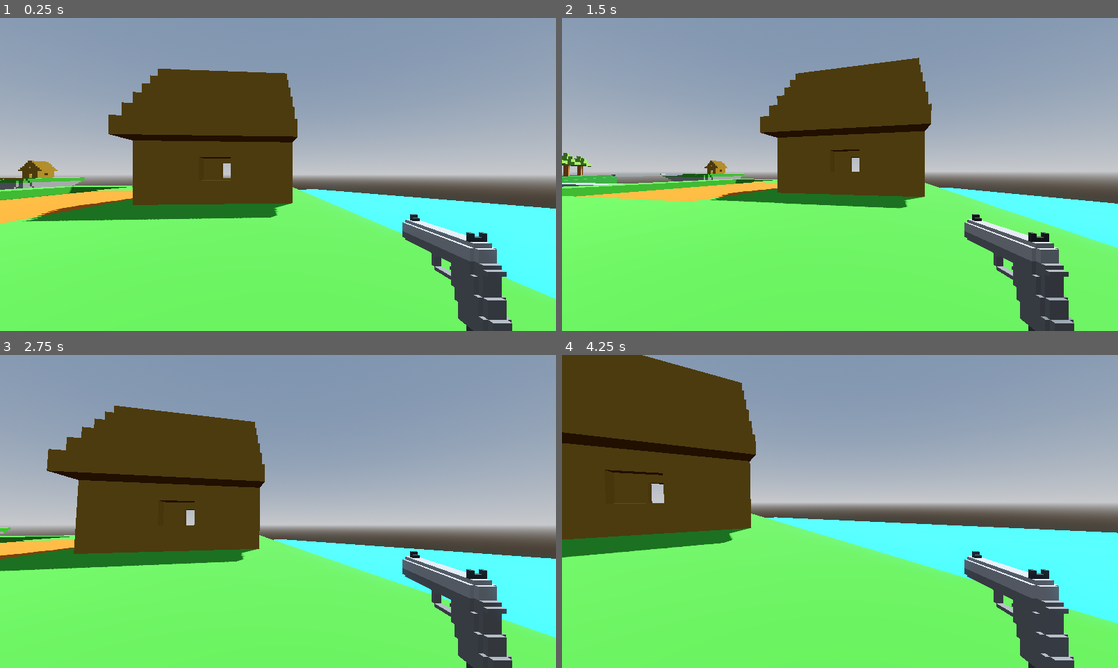
Above: before the commit, frames 1-4 (two rows, left to right).
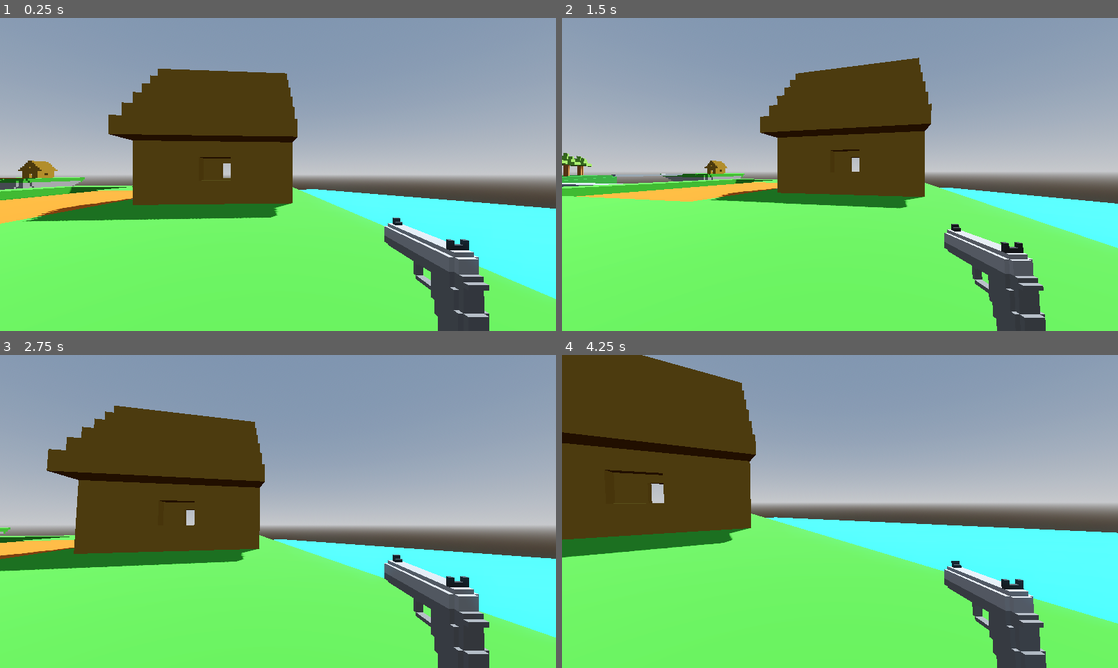
Above: after the commit, the same moments.

Repository: qdanq/Battle-duo
Game: Godot game, scene res://world.tscn
Same seed, same stepped clock (60 frames per second), same inputs: the game is played once before the commit and once after it.
Inputs (mouse positions are in pixels of both pictures, inside the frame that each line leads up to):
- Up to frame 1 (0.25 s): no input
- Up to frame 2 (1.5 s): tap Enter (ui_accept) at 0.5, 0.77 s; move the mouse to (867, 174) at 0.52 s; press the mouse at (867, 174) at 0.53 s; hold Up (ui_up) from 0.53 s (still down); move the mouse to (812, 174) at 1.27 s; release the mouse at (812, 174) at 1.28 s; click (812, 174) at 1.35 s
- Up to frame 3 (2.75 s): keep holding Up (ui_up); tap Enter (ui_accept) at 1.52 s; move the mouse to (289, 505) at 2.02 s; press the mouse at (289, 505) at 2.03 s
- Up to frame 4 (4.25 s): keep holding Up (ui_up); move the mouse to (834, 517) at 2.77 s; release the mouse at (834, 517) at 2.78 s; click (834, 517) at 2.85 s; tap Enter (ui_accept) at 3.02, 3.77 s; move the mouse to (878, 514) at 3.52 s; press the mouse at (878, 514) at 3.53 s

The runs differ from the first frame. In frame 1, 4.0% of the frame differs, in the area x 69-93%, y 62-100%; in frame 2, 4.5%; in frame 3, 4.0%; in frame 4, 4.7%, in the area x 68-93%, y 62-100%.

Commit message:
Make shoot anim for pistol.

Diff:
--- a/player.tscn
+++ b/player.tscn
@@ -50,6 +50,115 @@
 
 [sub_resource type="CapsuleShape3D" id="CapsuleShape3D_g2l7h"]
 
+[sub_resource type="Animation" id="Animation_admm7"]
+resource_name = "idle"
+length = 3.0
+loop_mode = 1
+tracks/0/type = "value"
+tracks/0/imported = false
+tracks/0/enabled = true
+tracks/0/path = NodePath("Camera3D/Pistol:position")
+tracks/0/interp = 1
+tracks/0/loop_wrap = true
+tracks/0/keys = {
+"times": PackedFloat32Array(0, 1.5),
+"transitions": PackedFloat32Array(-2, -2),
+"update": 0,
+"values": [Vector3(0.55674, -0.476864, -0.461548), Vector3(0.55674, -0.491004, -0.461548)]
+}
+tracks/1/type = "value"
+tracks/1/imported = false
+tracks/1/enabled = true
+tracks/1/path = NodePath("Camera3D/Pistol:rotation")
+tracks/1/interp = 1
+tracks/1/loop_wrap = true
+tracks/1/keys = {
+"times": PackedFloat32Array(0, 1.5),
+"transitions": PackedFloat32Array(-2, -2),
+"update": 0,
+"values": [Vector3(0, 1.5708, 0), Vector3(2.62206e-09, 1.5708, -0.0600219)]
+}
+
+[sub_resource type="Animation" id="Animation_i50hr"]
+length = 0.001
+tracks/0/type = "value"
+tracks/0/imported = false
+tracks/0/enabled = true
+tracks/0/path = NodePath("Camera3D/Pistol:position")
+tracks/0/interp = 1
+tracks/0/loop_wrap = true
+tracks/0/keys = {
+"times": PackedFloat32Array(0),
+"transitions": PackedFloat32Array(1),
+"update": 0,
+"values": [Vector3(0.55674, -0.476864, -0.461548)]
+}
+tracks/1/type = "value"
+tracks/1/imported = false
+tracks/1/enabled = true
+tracks/1/path = NodePath("Camera3D/Pistol:rotation")
+tracks/1/interp = 1
+tracks/1/loop_wrap = true
+tracks/1/keys = {
+"times": PackedFloat32Array(0),
+"transitions": PackedFloat32Array(1),
+"update": 0,
+"values": [Vector3(0, 1.5708, 0)]
+}
+
+[sub_resource type="Animation" id="Animation_bqjym"]
+resource_name = "move"
+loop_mode = 1
+step = 0.25
+tracks/0/type = "value"
+tracks/0/imported = false
+tracks/0/enabled = true
+tracks/0/path = NodePath("Camera3D/Pistol:position")
+tracks/0/interp = 1
+tracks/0/loop_wrap = true
+tracks/0/keys = {
+"times": PackedFloat32Array(0, 0.25, 0.5, 0.75),
+"transitions": PackedFloat32Array(0.5, 2, 0.5, 2),
+"update": 0,
+"values": [Vector3(0.55674, -0.476864, -0.461548), Vector3(0.538915, -0.452837, -0.461548), Vector3(0.55674, -0.476864, -0.461548), Vector3(0.582859, -0.462686, -0.461548)]
+}
+
+[sub_resource type="Animation" id="Animation_jbg0s"]
+resource_name = "shoot"
+length = 0.4
+tracks/0/type = "value"
+tracks/0/imported = false
+tracks/0/enabled = true
+tracks/0/path = NodePath("Camera3D/Pistol:position")
+tracks/0/interp = 1
+tracks/0/loop_wrap = true
+tracks/0/keys = {
+"times": PackedFloat32Array(0, 0.4),
+"transitions": PackedFloat32Array(0.5, 1),
+"update": 0,
+"values": [Vector3(0.55674, -0.462661, -0.454303), Vector3(0.557, -0.477, -0.462)]
+}
+tracks/1/type = "value"
+tracks/1/imported = false
+tracks/1/enabled = true
+tracks/1/path = NodePath("Camera3D/Pistol:rotation")
+tracks/1/interp = 1
+tracks/1/loop_wrap = true
+tracks/1/keys = {
+"times": PackedFloat32Array(0, 0.4),
+"transitions": PackedFloat32Array(0.5, 1),
+"update": 0,
+"values": [Vector3(-5.93383e-09, 1.5708, 0.136171), Vector3(0, 1.5708, 0)]
+}
+
+[sub_resource type="AnimationLibrary" id="AnimationLibrary_ogk01"]
+_data = {
+"RESET": SubResource("Animation_i50hr"),
+"idle": SubResource("Animation_admm7"),
+"move": SubResource("Animation_bqjym"),
+"shoot": SubResource("Animation_jbg0s")
+}
+
 [node name="Player" type="CharacterBody3D"]
 script = SubResource("GDScript_8cwsq")
 
@@ -65,6 +174,12 @@
 transform = Transform3D(1, 0, 0, 0, 1, 0, 0, 0, 1, 0, 1.55603, -0.112114)
 
 [node name="Pistol" type="MeshInstance3D" parent="Camera3D"]
-transform = Transform3D(-4.37114e-09, 0, 0.1, 0, 0.1, 0, -0.1, 0, -4.37114e-09, 0.643402, -0.47625, -0.510538)
+transform = Transform3D(-4.37114e-09, 0, 0.1, 0, 0.1, 0, -0.1, 0, -4.37114e-09, 0.55674, -0.476864, -0.461548)
 mesh = ExtResource("1_qi2as")
 skeleton = NodePath("../..")
+
+[node name="AnimationPlayer" type="AnimationPlayer" parent="."]
+autoplay = "idle"
+libraries = {
+"": SubResource("AnimationLibrary_ogk01")
+}
Not shown: 1 places in player.tscn that only renumber resources
